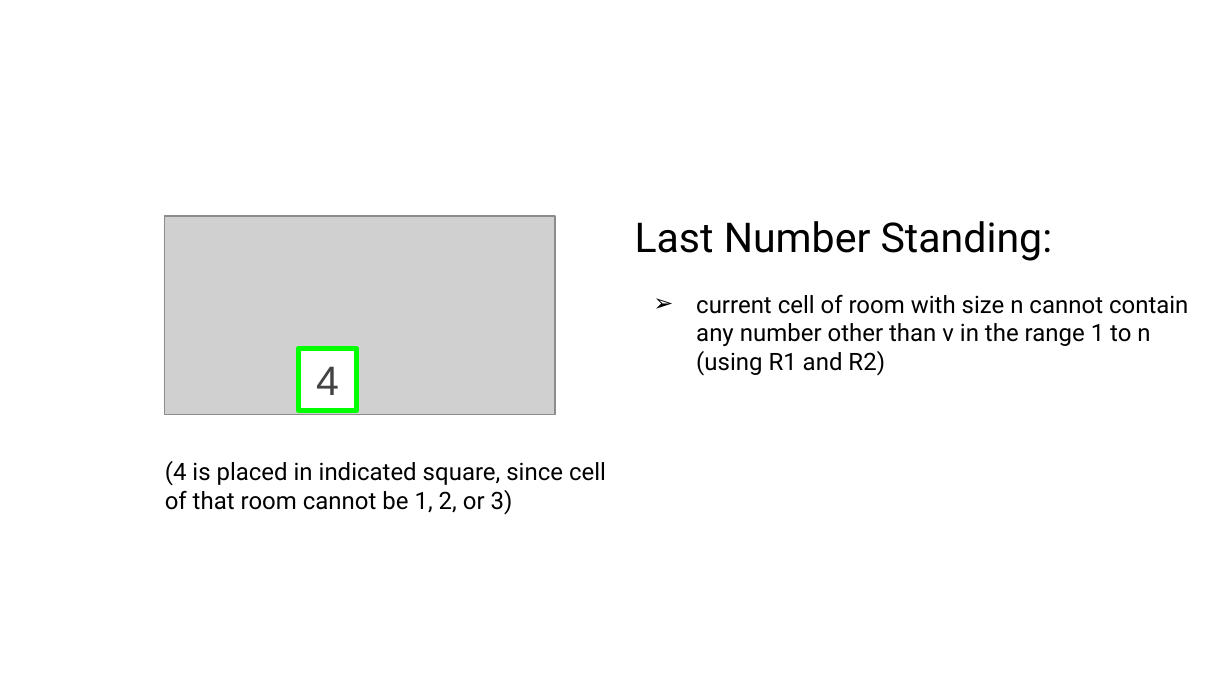
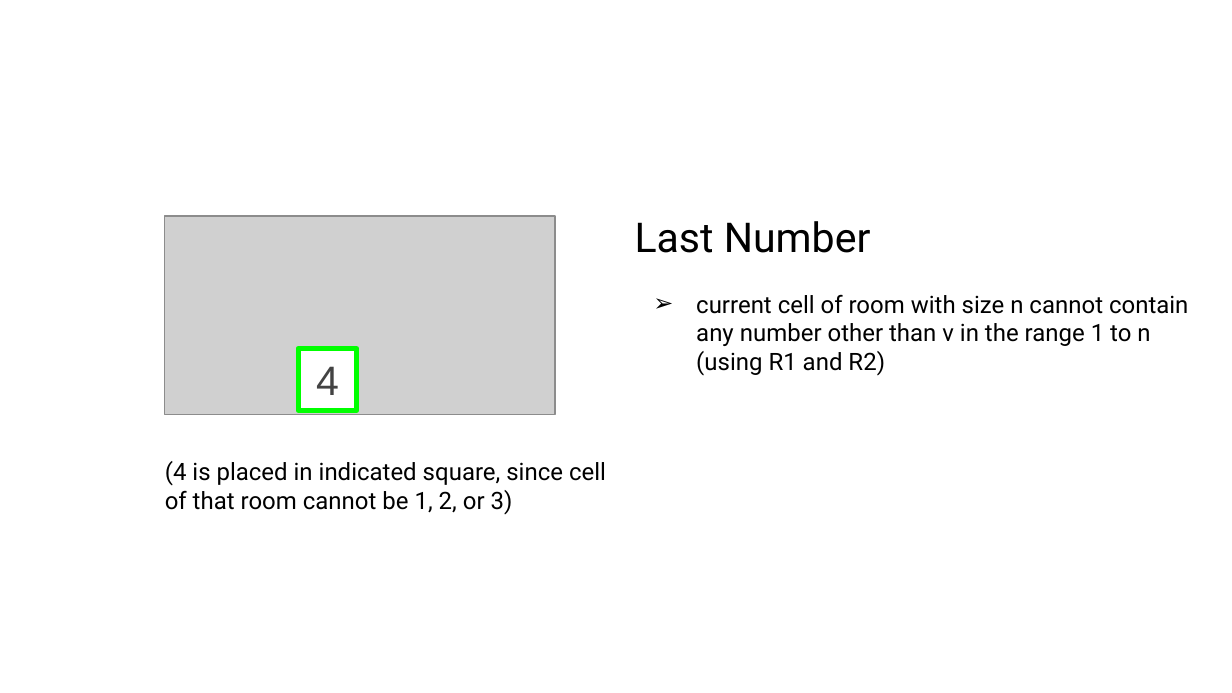
Before and after one commit to Bram28/LEGUP, a slide deck: slide 16 of misc/Rules/Ripple_Effect.pptx. Drawn at 1232x693 pixels with LibreOffice and Linux fonts; fonts in the diff are those of the drawing; grey boxes stand for pictures. Boxes give left, top, right and bottom in pixels: in the first picture for what was removed or moved away, otherwise in the second. Text is boxed around its words. In the diff, an @@ line names an element or a change of style, - is before the commit and + after.

```diff
--- a/misc/Rules/Ripple_Effect.pptx
+++ b/misc/Rules/Ripple_Effect.pptx
@@ text at [635, 221, 871, 253]: text changed @@
-Last Number Standing:
+Last Number
```
Also in this commit, not shown: 2 other slides changed, 4 other files.
